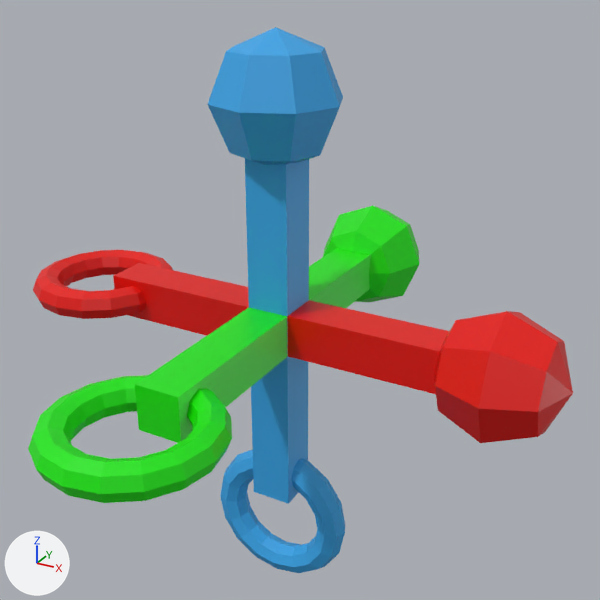
A saved change to the glTF model src/examples/05-models/axis.glb.
Before and after are seen from a 50 mm camera at (5.9, -10.38, 5.68) aimed at (0.03, 0.28, 0.35). Lighting does not change. The marker at lower left points along +X, +Y and +Z. The picture after the commit comes second.

In view in the first picture: 'X', 'Y', 'Z'.
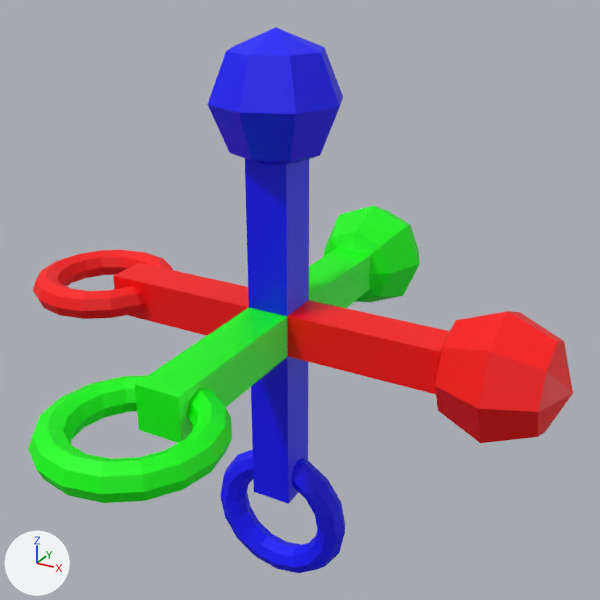
Where the change shows, as pixel boxes [x1, y1, x2, y2] in the pictures (600 x 600 px):
'Z', surface changed (darker)
    both: [207, 27, 345, 573]
'X', surface changed
    both: [33, 250, 573, 443]
'Y', surface changed
    both: [28, 206, 419, 503]

Edits to the bpy script that builds the scene:
```text
Add img_blue:
    img_blue = load_image('blue', '_unpacked/blue', 256, 256, 'sRGB')
Add img_green:
    img_green = load_image('green', '_unpacked/green', 256, 256, 'sRGB')
Add img_red:
    img_red = load_image('red', '_unpacked/red', 256, 256, 'sRGB')
Change mat_x:
    remove mat_x.base_color = (0.8, 0.00331, 0.0)  # red #e70b00
    mat_x.roughness: 0.4 -> 0.5
    add mat_x.texture = img_red
Change mat_y:
    remove mat_y.base_color = (0.00828, 0.8, 0.0)  # green #16e700
    mat_y.roughness: 0.4 -> 0.5
    add mat_y.texture = img_green
Change mat_z:
    remove mat_z.base_color = (0.0373, 0.375, 0.8)  # blue #36a5e7
    add mat_z.texture = img_blue
```
